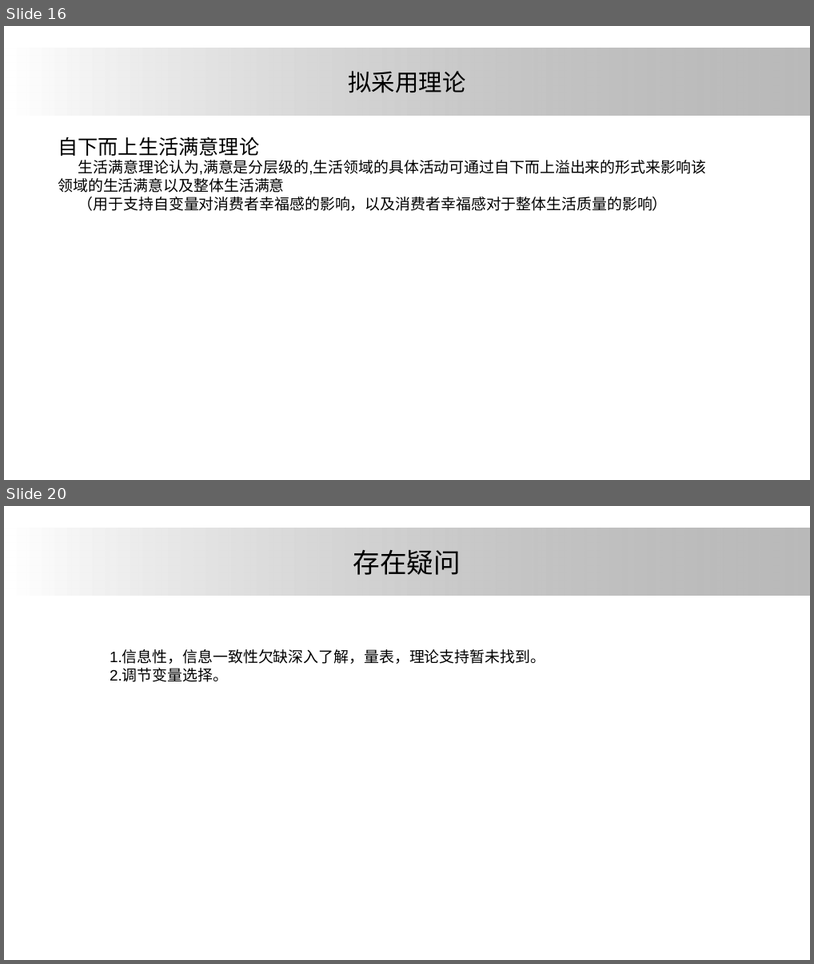
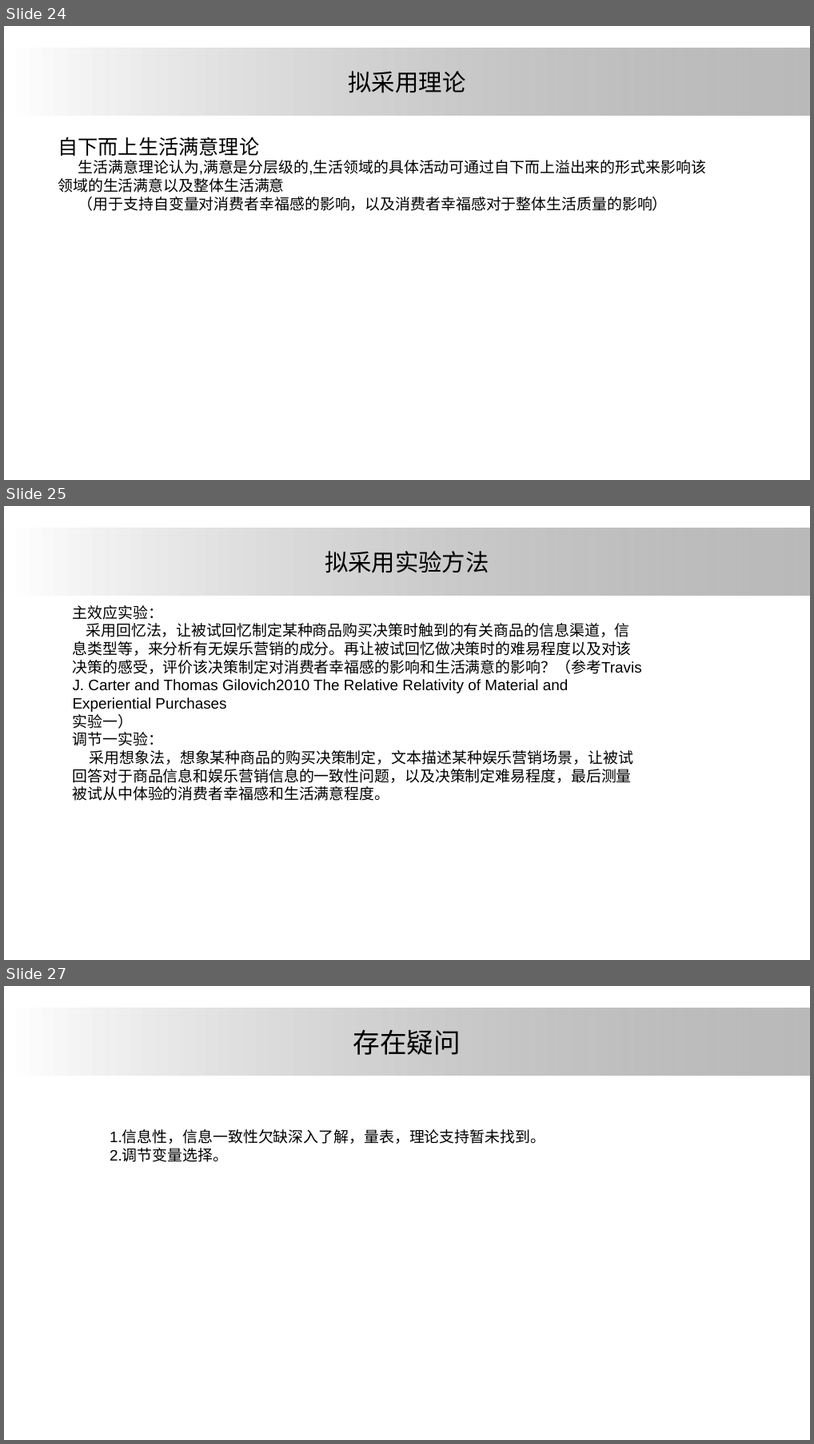
Before and after one commit to ElsaLuo/-, a slide deck: 我的坚果云/研究生搞学术/大论文/论文汇报/one.pptx. Shown one above the other, each under a label of ours: slides 16 and 20 before the commit, slides 24, 25 and 27 after it; the slides between them are not shown. The pictures are 814x964 and 814x1444 pixels, drawn with LibreOffice and Linux fonts; fonts in the diff are those of the drawing; background and template pictures are left out. Boxes give left, top, right and bottom in pixels: in the first picture for what was removed or moved away, otherwise in the second. Text is boxed around its words. In the diff, an @@ line names an element or a change of style, - is before the commit and + after.

```diff
--- a/我的坚果云/研究生搞学术/大论文/论文汇报/one.pptx
+++ b/我的坚果云/研究生搞学术/大论文/论文汇报/one.pptx
@@ slide 25 added at <box>4,506,810,960</box>, background #FFFFFF; not listed: 1 template element that a slide beside it also shows @@
@@ title added at <box>325,551,490,573</box>, 28 pt, text #000000 @@
+拟采用实验方法
@@ text added at <box>73,605,642,800</box>, 18 pt, text #000000 @@
+主效应实验：
+采用回忆法，让被试回忆制定某种商品购买决策时触到的有关商品的信息渠道，信息类型等，来分析有无娱乐营销的成分。再让被试回忆做决策时的难易程度以及对该决策的感受，评价该决策制定对消费者幸福感的影响和生活满意的影响？（参考Travis J. Carter and Thomas Gilovich2010 The Relative Relativity of Material and Experiential Purchases
+实验一）
+调节一实验：
+采用想象法，想象某种商品的购买决策制定，文本描述某种娱乐营销场景，让被试回答对于商品信息和娱乐营销信息的一致性问题，以及决策制定难易程度，最后测量被试从中体验的消费者幸福感和生活满意程度。
@@ what was slide 16 is now slide 24 @@
@@ what was slide 20 is now slide 27 @@
```
Also in this commit, not shown: 5 slides changed, 7 other slides added, 1 slide removed, 1 other file.
